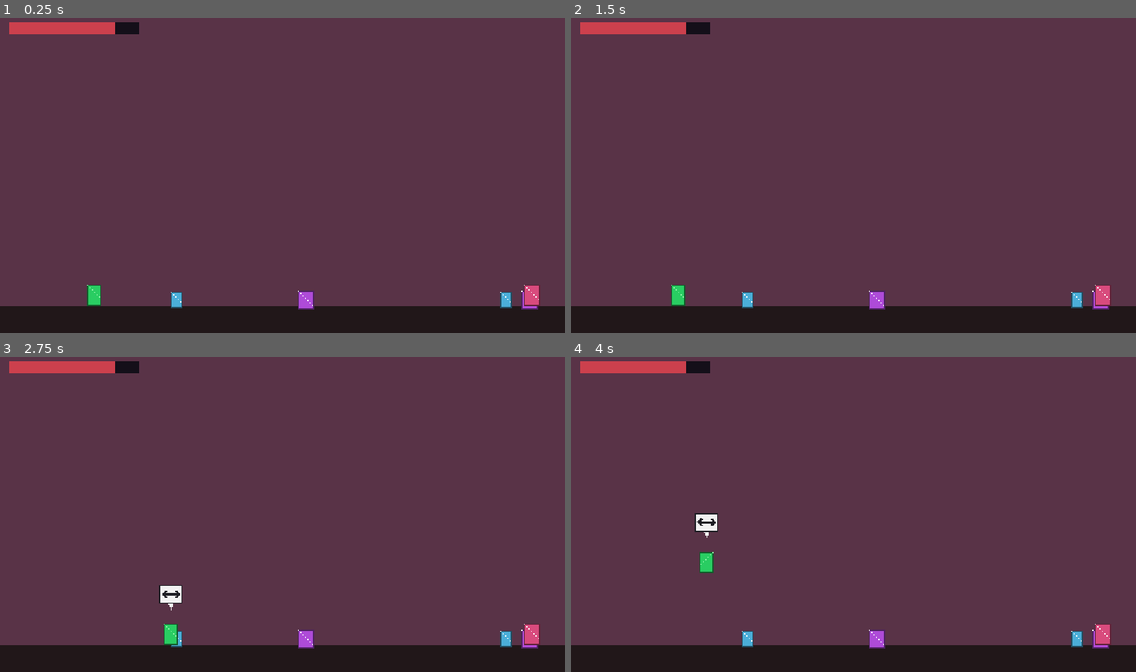
Above: before the commit, frames 1-4 (two rows, left to right).
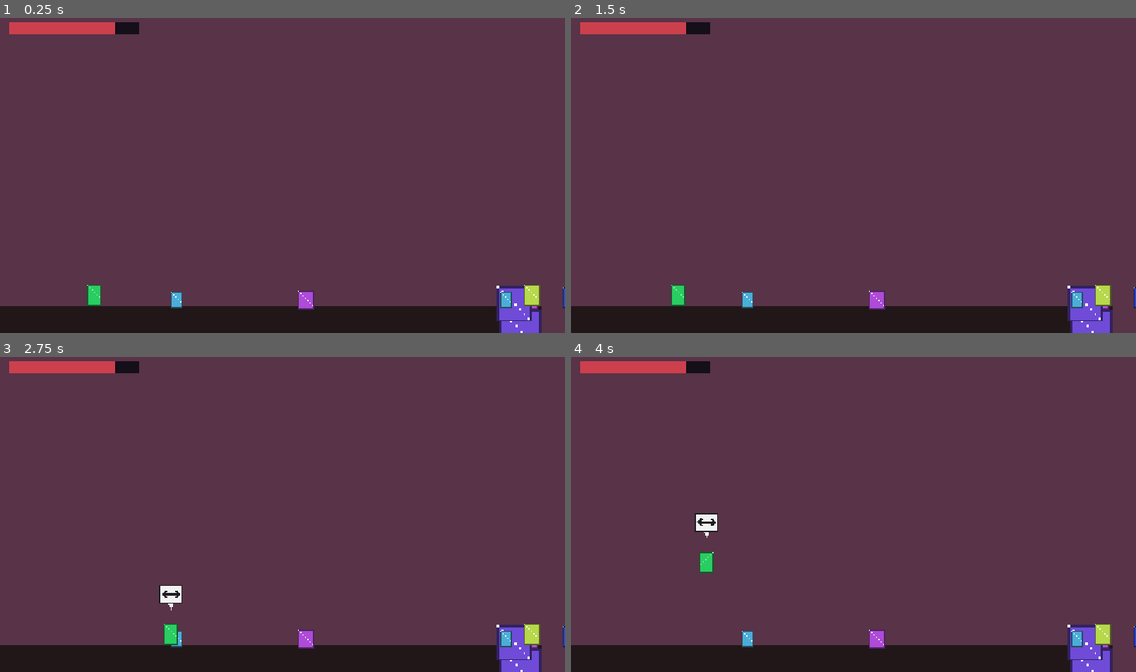
Above: after the commit, the same moments.

Repository: Eruldin/Honor-Meselesi
Game: Godot game, scene res://src/levels/ch1/Ch1.tscn
Same seed, same stepped clock (60 frames per second), same inputs: the game is played once before the commit and once after it. This scene is started directly instead of the project's main scene.
Inputs (mouse positions are in pixels of both pictures, inside the frame that each line leads up to):
- Up to frame 1 (0.25 s): no input
- Up to frame 2 (1.5 s): tap Enter at 0.5 s; move the mouse to (977, 159) at 0.52 s; hold D (move_right) 0.53-1.25 s; hold Space (jump) 0.53-1.25 s; tap K (parry) at 0.6 s; click (977, 159) at 0.67 s; drag from (740, 191) to (746, 310) at 1.27 s
- Up to frame 3 (2.75 s): tap Space (jump) at 2 s; move the mouse to (339, 442) at 2.02 s; hold D (move_right) from 2.03 s (still down); hold Space (jump) from 2.03 s (still down); tap J (attack) at 2.1 s; click (339, 442) at 2.17 s
- Up to frame 4 (4 s): release D (move_right) at 2.75 s; release Space (jump) at 2.75 s; drag from (825, 577) to (1079, 649) at 2.77 s; tap Enter at 3.5 s; move the mouse to (1023, 561) at 3.52 s; hold A (move_left) from 3.53 s (still down); hold Space (jump) from 3.53 s (still down); tap E (form_next) at 3.6 s; click (1023, 561) at 3.67 s

The runs differ from the first frame. In frame 1, 1.4% of the frame differs, in the area x 87-100%, y 84-100%; in frame 2, 1.4%; in frame 3, 1.4%; in frame 4, 1.4%.

Commit message:
Ch1 koy genisletme (Antigravity) + kuyu odasi duzeltmeleri
- Pazar alani: tezgah/cuval/cit/cali dekorlari, pazanci NPC (mage),
  market_guard mini-encounter, ch1_village muzik bolgesi (xdev_14)
- AmbientNpc: picto_icon — ilk urkmede tek seferlik piktogram
- Gizli kuyu odasi: zemin A bolunup giris acildi (460-504 bosluk),
  yan duvarlar, <44px basamakli tirmanis platformlari, kristal + rest
- Pictogram: arrow_right ikonu eklendi

Generated with [Devin](https://devin.ai)

Co-Authored-By: Devin <158243242+devin-ai-integration[bot]@users.noreply.github.com>

Diff:
--- a/assets_manifest.json
+++ b/assets_manifest.json
@@ -1213,6 +1213,31 @@
   "terrain/wall_tile": {
    "path": "env/gothic_town/GothicVania-town-files/PNG/environment/layers/sliced-tileset/ground-wall.png",
    "pack": "GothicVania Town"
+  },
+  "music/ch1_village": {
+   "path": "music/xdev_14_-_Tales_of_Firelight_Town.ogg",
+   "pack": "xDeviruchi 16-bit"
+  },
+  "music/rest_point": {
+   "path": "music/xdev_04_-_Silent_Forest.ogg",
+   "pack": "xDeviruchi 16-bit",
+   "note": "dinlenme noktasi ambians — Silent Forest yeniden kullanildi"
+  },
+  "prop/market_stall": {
+   "path": "env/gothic_town/GothicVania-town-files/PNG/environment/props-sliced/sign.png",
+   "pack": "GothicVania Town"
+  },
+  "prop/sack": {
+   "path": "env/gothic_town/GothicVania-town-files/PNG/environment/props-sliced/barrel.png",
+   "pack": "GothicVania Town"
+  },
+  "prop/fence": {
+   "path": "generated/pf_ledge.png",
+   "pack": "DarkForest(gen)"
+  },
+  "prop/bush_small": {
+   "path": "env/gothic_cemetery/gothicvania-cemetery-files/Assets/Environment/sliced-objects/bush-large.png",
+   "pack": "GothicVania Cemetery"
   }
  }
 }
--- a/src/levels/ch1/ch1.gd
+++ b/src/levels/ch1/ch1.gd
@@ -8,6 +8,7 @@
 const FLOOR_Y := 250.0
 const LEVEL_W := 5000.0
 const ZONE_MUSIC := [  # x sinirlari — soldan girince gecis
+	{x = 700.0,  id = &"music/ch1_village"},  # pazar alani — sicak koy havasi
 	{x = 1050.0, id = &"music/ch1_forest"},
 	{x = 2300.0, id = &"music/ch1_cave"},
 	{x = 3350.0, id = &"music/ch1_gate"},
@@ -227,8 +228,9 @@
 	])
 
 	# === ZEMINLER ===
-	# A: koy duzlugu
-	_add_ground(Vector2(520, FLOOR_Y + 10), Vector2(1040, 26))
+	# A: koy duzlugu — kuyu girisi icin x=458-502 arasi bosluklu iki parca
+	_add_ground(Vector2(230, FLOOR_Y + 10), Vector2(460, 26))   # 0-460
+	_add_ground(Vector2(772, FLOOR_Y + 10), Vector2(540, 26))   # 504-1044
 	# B: orman — kaya bariyerini platformlarla as (ust rota gizli)
 	_add_ground(Vector2(1560, FLOOR_Y + 10), Vector2(1000, 26))
 	_add_ground(Vector2(2200, FLOOR_Y + 10), Vector2(280, 26))
@@ -312,25 +314,79 @@
 	_add_deco_ground(&"prop/house_b", 570, FLOOR_Y, 0.45, house_mod)
 	_add_deco_ground(&"prop/house_a", 770, FLOOR_Y, 0.5, house_mod, true)
 	_add_deco_ground(&"prop/house_c", 930, FLOOR_Y, 0.5, house_mod)
+	# Pazar alani evleri (sag kanat — x=700-1040)
+	_add_deco_ground(&"prop/house_b", 1000, FLOOR_Y, 0.48, house_mod, true)
 	# Koy meydani: kuyu, araba, kasalar, varil — hepsi zemine oturur
 	_add_deco_ground(&"prop/well", 480, FLOOR_Y, 0.8, house_mod)
 	_add_deco_ground(&"prop/wagon", 230, FLOOR_Y, 0.75, house_mod)
 	_add_deco_ground(&"prop/crate_stack", 700, FLOOR_Y, 0.7, house_mod)
 	_add_deco_ground(&"prop/crate", 745, FLOOR_Y, 0.8, house_mod)
 	_add_deco_ground(&"prop/barrel", 960, FLOOR_Y, 0.85, house_mod)
+	# === PAZAR ALANI (x=700-1040) ===
+	# Tezgahlar — sign sprite pazar tezgahi olarak kullaniliyor
+	_add_deco_ground(&"prop/market_stall", 740, FLOOR_Y, 0.55, Color(0.9, 0.8, 0.6))
+	_add_deco_ground(&"prop/market_stall", 840, FLOOR_Y, 0.55, Color(0.85, 0.75, 0.55), true)
+	# Cuvallar ve tahil kasalari tezgah yaninda
+	_add_deco_ground(&"prop/sack", 780, FLOOR_Y, 0.5, Color(0.7, 0.62, 0.5))
+	_add_deco_ground(&"prop/crate", 860, FLOOR_Y, 0.6, Color(0.65, 0.55, 0.48))
+	# Ahir cevresine kisa tahta cit parcalari
+	for fx in [895.0, 920.0, 945.0]:
+		_add_deco_ground(&"prop/fence", fx, FLOOR_Y, 0.38, Color(0.55, 0.45, 0.38))
 	# Sokak lambalari (tas fener gorunumu)
 	for x in [205.0, 415.0, 650.0, 855.0]:
 		_add_deco_ground(&"prop/deco_lantern", x, FLOOR_Y, 0.85,
 			Color(1.0, 0.9, 0.7))
+	# Pazar cevresi: kucuk cali/agac parcalari
+	_add_deco_ground(&"prop/bush_small", 1020, FLOOR_Y, 0.7, Color(0.5, 0.65, 0.45))
+	_add_deco_ground(&"prop/bush_small", 1035, FLOOR_Y, 0.55, Color(0.45, 0.6, 0.4))
 	# Kumes hayvanlari + pasif koylu
 	for i in 4:
 		var npc := AmbientNpc.new()
 		npc.npc_key = [&"peasant1", &"peasant3", &"monk", &"farmer"][i]
+		# Piktogram atamalari: hikayeyi sessiz anlatan ikonlar
+		npc.picto_icon = [&"alarm", &"alarm", &"dots", &"arrow_right"][i]
 		npc.position = Vector2(260.0 + i * 190.0, FLOOR_Y - 8)
 		add_child(npc)
 	_add_deco_ground(&"npc/chicken", 310, FLOOR_Y, 0.9, Color.WHITE, false, 2)
 	_add_deco_ground(&"npc/goose", 680, FLOOR_Y, 0.9, Color.WHITE, true, 2)
 	_add_deco_ground(&"npc/duck", 880, FLOOR_Y, 0.8, Color.WHITE, false, 2)
+	# Pazar pazarcisi (pasif NPC — pazar tarafinda)
+	var merchant := AmbientNpc.new()
+	merchant.npc_key = &"mage"
+	merchant.picto_icon = &"dots"
+	merchant.position = Vector2(800.0, FLOOR_Y - 8)
+	add_child(merchant)
+	# === GİZLİ KUYU ODASI ===
+	# Kuyu altinda platform merdiveni — asagi iner, gizli oda, geri donus yolu var
+	# Cukur giris: x=460-500 boslugu (zemin A iki parca). Oda tabani FLOOR_Y+86.
+	var pit_x := 480.0
+	var pit_floor := FLOOR_Y + 86.0  # gizli oda zemini
+	# Oda yan duvarlari — oyuncu zeminin altina kacamaz
+	for wx in [pit_x - 64.0, pit_x + 64.0]:
+		var pw := StaticBody2D.new()
+		pw.collision_layer = 1
+		var pc := CollisionShape2D.new()
+		var pr := RectangleShape2D.new()
+		pr.size = Vector2(8, 110)
+		pc.shape = pr
+		pw.add_child(pc)
+		pw.global_position = Vector2(wx, pit_floor - 40)
+		add_child(pw)
+	# Cukur tabanı — gizli oda zemini
+	_add_ground(Vector2(pit_x, pit_floor + 13), Vector2(128, 26),
+		&"terrain/edge_dirt", &"terrain/cave_rock")
+	# Inis/cikis platformlari (merdiven — her basamak <44px; ziplama ~56px)
+	_add_platform(Vector2(pit_x - 20, FLOOR_Y + 40), &"terrain/pf_ledge", 36)
+	_add_platform(Vector2(pit_x + 26, FLOOR_Y + 62), &"terrain/pf_block", 32)
+	_add_platform(Vector2(pit_x - 26, pit_floor - 30), &"terrain/pf_block", 28)
+	_add_platform(Vector2(pit_x - 28, pit_floor - 72), &"terrain/pf_ledge", 30)
+	# Gizli oda kristal dekor (magara hissi)
+	_add_deco_ground(&"terrain/cave_crystal", pit_x - 14, pit_floor,
+		0.8, Color(0.8, 0.7, 1.0))
+	_add_deco_ground(&"terrain/cave_crystal", pit_x + 18, pit_floor,
+		0.7, Color(0.7, 0.8, 1.0))
+	# Gizli rest point — kuyu gizli odasinin dibinde
+	_add_rest(pit_x + 4, &"ch1_well_secret")
 
 	# === OGRETICI TABELALAR ===
 	_add_sign(Vector2(150, FLOOR_Y), &"move")      # A/D oku
@@ -338,6 +394,7 @@
 	_add_sign(Vector2(1180, FLOOR_Y), &"jump")     # cukur oncesi
 	_add_sign(Vector2(2490, FLOOR_Y), &"down")     # pogo (asagi+saldiri)
 	_add_sign(Vector2(3660, FLOOR_Y), &"shield")   # parry — muhafizdan once
+
 
 	# === ORMAN DEKORU ===
 	# Yosunlar yuksek platformlarin altindan sarkar (havada durmaz)
@@ -435,6 +492,11 @@
 		var v := Villager.new()
 		v.global_position = Vector2(x, FLOOR_Y - 12)
 		add_child(v)
+	# Koy cikisi mini-encounter: pazar sonu muhafiz (ilk parry dersi)
+	# Guard oyuncudan korkan koylulerden farkli davranir — onden gelmeli
+	var market_guard := Guard.new()
+	market_guard.global_position = Vector2(980.0, FLOOR_Y - 12)
+	add_child(market_guard)
 
 	# B — orman: mantarlar + kaplumbaga + ikinci koylu dalgasi
 	for x in [1120.0, 1290.0]:
--- a/src/levels/props/ambient_npc.gd
+++ b/src/levels/props/ambient_npc.gd
@@ -7,11 +7,14 @@
 @export var npc_key: StringName = &"peasant1"
 @export var flee_speed: float = 26.0
 @export var scare_range: float = 34.0
+## Piktogram ikonu: ilk urktugunde bir kez gosterilir. Bos = sessiz.
+@export var picto_icon: StringName = &""
 
 var _sprite: Sprite2D
 var _scared := false
 var _player: Node2D
 var _home_x: float
+var _picto_shown := false
 
 
 func _ready() -> void:
@@ -28,7 +31,12 @@
 	var dx: float = global_position.x - _player.global_position.x
 	_sprite.flip_h = dx < 0.0   # oyuncuya donuk dur
 	if absf(dx) < scare_range:
-		_scared = true
+		if not _scared:
+			_scared = true
+			# Ilk urkme: piktogram goster (tek seferlik)
+			if not _picto_shown and picto_icon != &"":
+				_picto_shown = true
+				Pictogram.show_on(self, picto_icon, 1.8, Vector2(0, -18))
 	else:
 		_scared = false
 	# urkmusse oyuncudan uzaklas, ama evinden 40px'den fazla kacmaz
--- a/src/ui/pictogram.gd
+++ b/src/ui/pictogram.gd
@@ -8,7 +8,7 @@
 const BUBBLE_SIZE := Vector2(20, 16)
 const ICONS: Array[StringName] = [
 	&"alarm", &"question", &"hat", &"sword", &"anger", &"note", &"sleep", &"dots",
-	&"jump", &"move", &"mouse", &"shield", &"down",
+	&"jump", &"move", &"mouse", &"shield", &"down", &"arrow_right",
 ]
 
 var icon: StringName = &"alarm"
@@ -104,6 +104,10 @@
 				Vector2(0, 6), Vector2(-5, 1)]), c)
 			draw_rect(Rect2(Vector2(-2.5, -3), Vector2(5, 4)),
 				Color(0.95, 0.95, 0.95))
+		&"arrow_right":  # saga ok — yon gosterme
+			draw_line(Vector2(-6, 0), Vector2(5, 0), c, 1.8)
+			draw_polyline(PackedVector2Array([
+				Vector2(1, -4), Vector2(6, 0), Vector2(1, 4)]), c, 1.8)
 		&"down":  # asagi kilic + ok (pogo)
 			draw_line(Vector2(-3, -5), Vector2(-3, 2), c, 1.8)
 			draw_polyline(PackedVector2Array([
